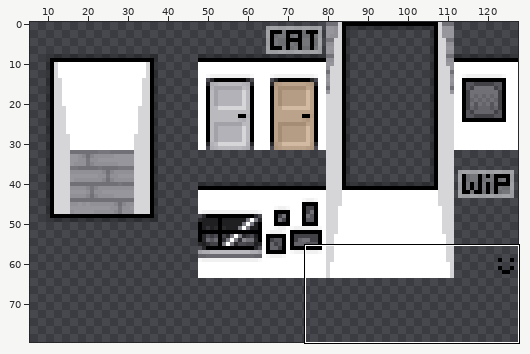
Sprite sheet: assets/textures/room.png. The first picture is a wide view before the edit; the outline marks the close-up.
Close-up. First the earlier version:
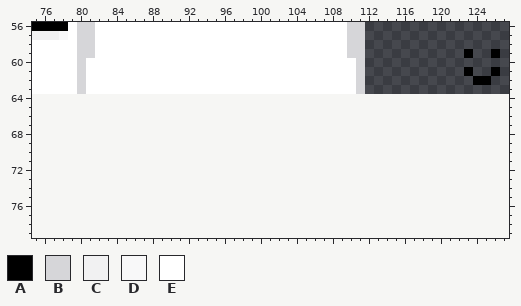
The file is 128x64 pixels. Pixels under 10% opacity are left out. Colours within 5 levels of each other are drawn and written as one. Shown: x 75..127, y 56..79. The old version is drawn lined up with the new one, on the new canvas. The wide view leaves out empty margins.
Palette (. is transparent): A #000000  B #d6d6d9  C #f1f1f2  D #f8f8f9  E #ffffff
Pixels before, first column x 75:
56 AAAAEBBEEEEEEEEEEEEEEEEEEEEEEEEEEEEBB...............
57 CCCDEBBEEEEEEEEEEEEEEEEEEEEEEEEEEEEBB...............
58 EEEEEBBEEEEEEEEEEEEEEEEEEEEEEEEEEEEBB...............
59 EEEEEBBEEEEEEEEEEEEEEEEEEEEEEEEEEEEBB...........A..A
60 EEEEEBEEEEEEEEEEEEEEEEEEEEEEEEEEEEEEB...............
61 EEEEEBEEEEEEEEEEEEEEEEEEEEEEEEEEEEEEB...........A..A
62 EEEEEBEEEEEEEEEEEEEEEEEEEEEEEEEEEEEEB............AA.
63 EEEEEBEEEEEEEEEEEEEEEEEEEEEEEEEEEEEEB...............
And afterwards:
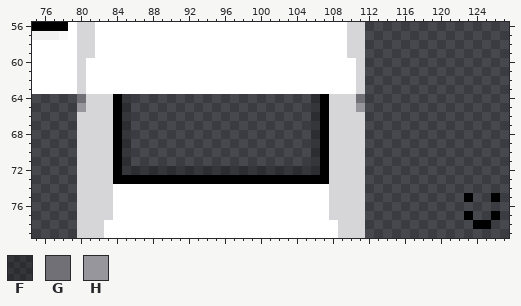
Colours new in this view: F #00000040  G #707076  H #96969c
Author's note on the commit: Fixed weird tiles
What changed:
canvas 128x64 -> 128x80
The author put colour A in rows 64 to 72 at x 84 and 107; in row 73 at x 84 to 107; in row 75 at x 123 and 126; in row 77 at x 123 and 126; in row 78 at x 124 to 125.
The author put colour B in rows 64 to 65 at x 81 to 83 and 108 to 110; in rows 66 to 77 at x 80 to 83 and 108 to 111; in rows 78 to 79 at x 80 to 82 and 109 to 111.
The author put colour E in rows 74 to 77 at x 84 to 107; in rows 78 to 79 at x 83 to 108.
The author put colour F in rows 64 to 71 at x 85 and 106; in row 72 at x 85 to 106.
The author put colour G in row 64 at x 80 and 111.
The author put colour H in row 65 at x 80 and 111.
The author cleared colour A in row 59 at x 123 and 126; in row 61 at x 123 and 126; in row 62 at x 124 to 125.
Changed places in both close-ups, as pixel boxes (x1, y1, x2, y2):
erased: (464, 49, 500, 85)
added: (77, 94, 365, 238)
added: (464, 193, 500, 229)
